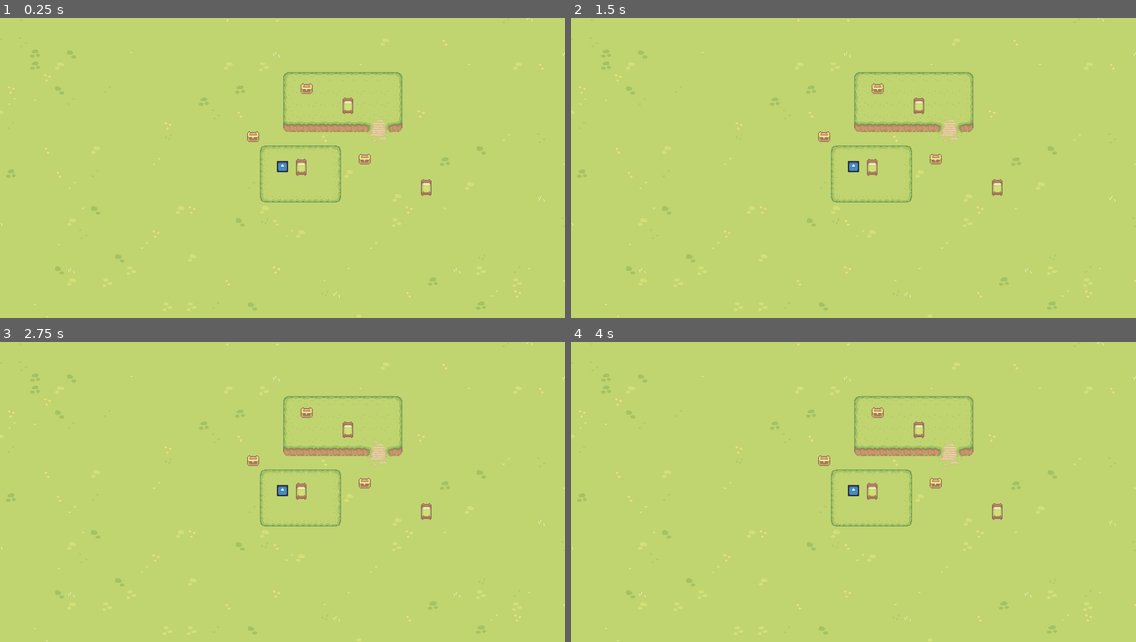
Above: before the commit, frames 1-4 (two rows, left to right).
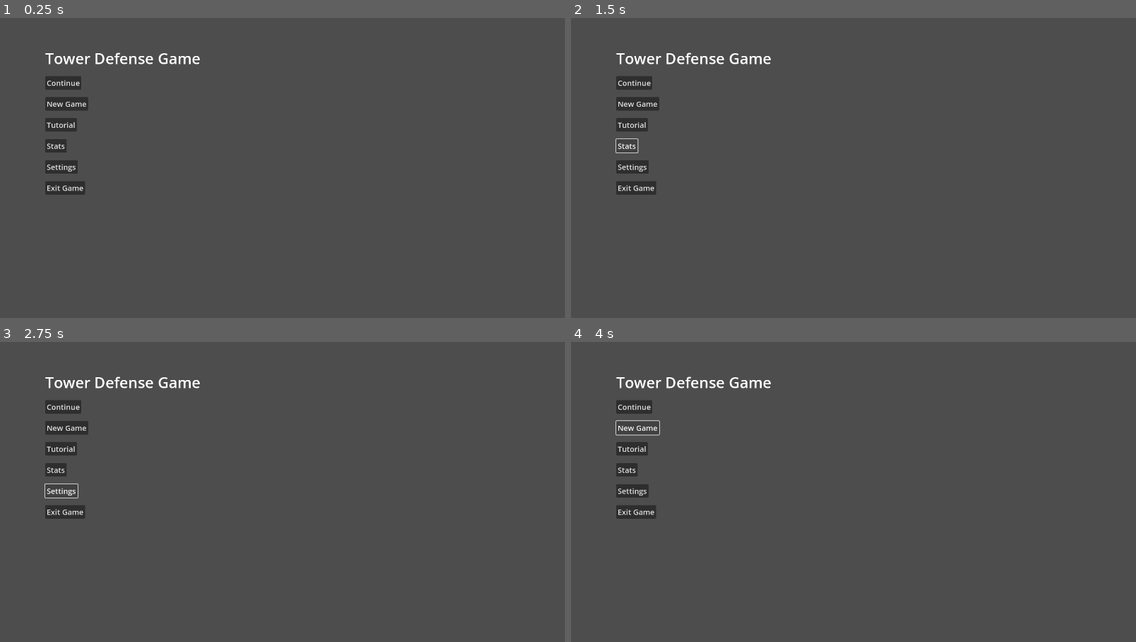
Above: after the commit, the same moments.

Repository: GamersOrgForDevs/Game_Godot
Game: Godot game, scene res://ui/mainmenu/MainMenu.tscn
Same seed, same stepped clock (60 frames per second), same inputs: the game is played once before the commit and once after it. Before the commit the project starts from res://levels/game_level.tscn. The engine's default icon, where the game draws it, is replaced by a stand-in: a white triangle on a blue panel in a dark square.
Inputs (mouse positions are in pixels of both pictures, inside the frame that each line leads up to):
- Up to frame 1 (0.25 s): no input
- Up to frame 2 (1.5 s): click (633, 126) at 0.5 s, where only the run after the commit has a clickable "Tutorial"; click (627, 147) at 1.25 s, where only the run after the commit has a clickable "Stats"
- Up to frame 3 (2.75 s): click (62, 492) at 2 s, where only the run after the commit has a clickable "Settings"
- Up to frame 4 (4 s): click (638, 429) at 2.75 s, where only the run after the commit has a clickable "New Game"; click (638, 429) at 3.5 s, where only the run after the commit has a clickable "New Game"

The runs differ from the first frame. In frame 1, 100% of the frame differs, in the area x 0-100%, y 0-100%; in frame 2, 100%; in frame 3, 100%; in frame 4, 100%.

Commit message:
First UI add
adding super basic main menu with buttons and signals

Diff:
--- a/project.godot
+++ b/project.godot
@@ -11,7 +11,7 @@
 [application]
 
 config/name="Godot"
-run/main_scene="res://levels/game_level.tscn"
+run/main_scene="res://ui/mainmenu/MainMenu.tscn"
 config/features=PackedStringArray("4.2", "Forward Plus")
 config/icon="res://icon.svg"
 
--- /dev/null
+++ b/ui/mainmenu/MainMenu.gd
@@ -0,0 +1,8 @@
+extends MarginContainer
+
+
+func _on_Button_pressed(extra_arg_0):
+	if extra_arg_0 == "Continue":
+		get_tree().change_scene_to_file("res://levels/game_level.tscn")
+	elif extra_arg_0 == "ExitGame":
+		get_tree().quit()
--- /dev/null
+++ b/ui/mainmenu/MainMenu.tscn
@@ -0,0 +1,83 @@
+[gd_scene load_steps=3 format=3 uid="uid://bs523gvln5xgp"]
+
+[ext_resource type="Script" path="res://ui/mainmenu/MainMenu.gd" id="1_f37a1"]
+
+[sub_resource type="GDScript" id="GDScript_bbqii"]
+script/source = "extends HBoxContainer
+
+
+# Called when the node enters the scene tree for the first time.
+func _ready():
+	pass # Replace with function body.
+
+
+# Called every frame. 'delta' is the elapsed time since the previous frame.
+func _process(delta):
+	pass
+"
+
+[node name="MainMenu" type="MarginContainer"]
+anchors_preset = 15
+anchor_right = 1.0
+anchor_bottom = 1.0
+grow_horizontal = 2
+grow_vertical = 2
+theme_override_constants/margin_left = 120
+theme_override_constants/margin_top = 80
+theme_override_constants/margin_right = 120
+theme_override_constants/margin_bottom = 80
+script = ExtResource("1_f37a1")
+
+[node name="HBoxContainer" type="HBoxContainer" parent="."]
+layout_mode = 2
+script = SubResource("GDScript_bbqii")
+
+[node name="VBoxContainer" type="VBoxContainer" parent="HBoxContainer"]
+layout_mode = 2
+size_flags_horizontal = 3
+theme_override_constants/separation = 20
+
+[node name="RichTextLabel" type="RichTextLabel" parent="HBoxContainer/VBoxContainer"]
+layout_mode = 2
+theme_override_font_sizes/normal_font_size = 40
+text = "Tower Defense Game"
+fit_content = true
+
+[node name="Continue" type="Button" parent="HBoxContainer/VBoxContainer"]
+layout_mode = 2
+size_flags_horizontal = 0
+theme_override_font_sizes/font_size = 20
+text = "Continue"
+
+[node name="NewGame" type="Button" parent="HBoxContainer/VBoxContainer"]
+layout_mode = 2
+size_flags_horizontal = 0
+theme_override_font_sizes/font_size = 20
+text = "New Game"
+
+[node name="Tutorial" type="Button" parent="HBoxContainer/VBoxContainer"]
+layout_mode = 2
+size_flags_horizontal = 0
+theme_override_font_sizes/font_size = 20
+text = "Tutorial"
+
+[node name="Stats" type="Button" parent="HBoxContainer/VBoxContainer"]
+layout_mode = 2
+size_flags_horizontal = 0
+theme_override_font_sizes/font_size = 20
+text = "Stats"
+
+[node name="Settings" type="Button" parent="HBoxContainer/VBoxContainer"]
+layout_mode = 2
+size_flags_horizontal = 0
+theme_override_font_sizes/font_size = 20
+text = "Settings"
+
+[node name="ExitGame" type="Button" parent="HBoxContainer/VBoxContainer"]
+layout_mode = 2
+size_flags_horizontal = 0
+theme_override_font_sizes/font_size = 20
+text = "Exit Game"
+
+[connection signal="pressed" from="HBoxContainer/VBoxContainer/Continue" to="." method="_on_Button_pressed" binds= ["Continue"]]
+[connection signal="pressed" from="HBoxContainer/VBoxContainer/ExitGame" to="." method="_on_Button_pressed" binds= ["ExitGame"]]
